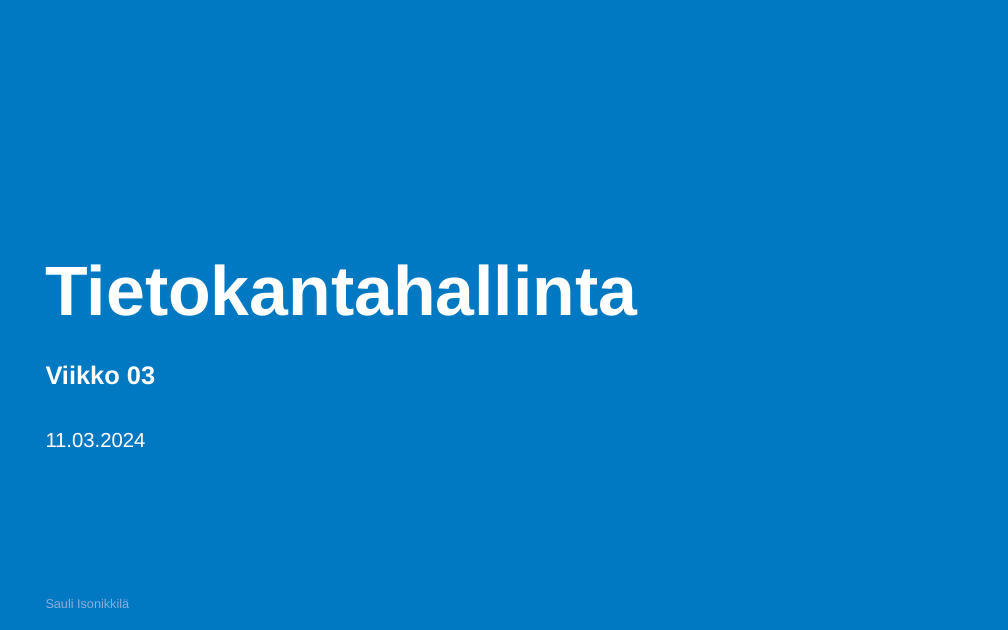
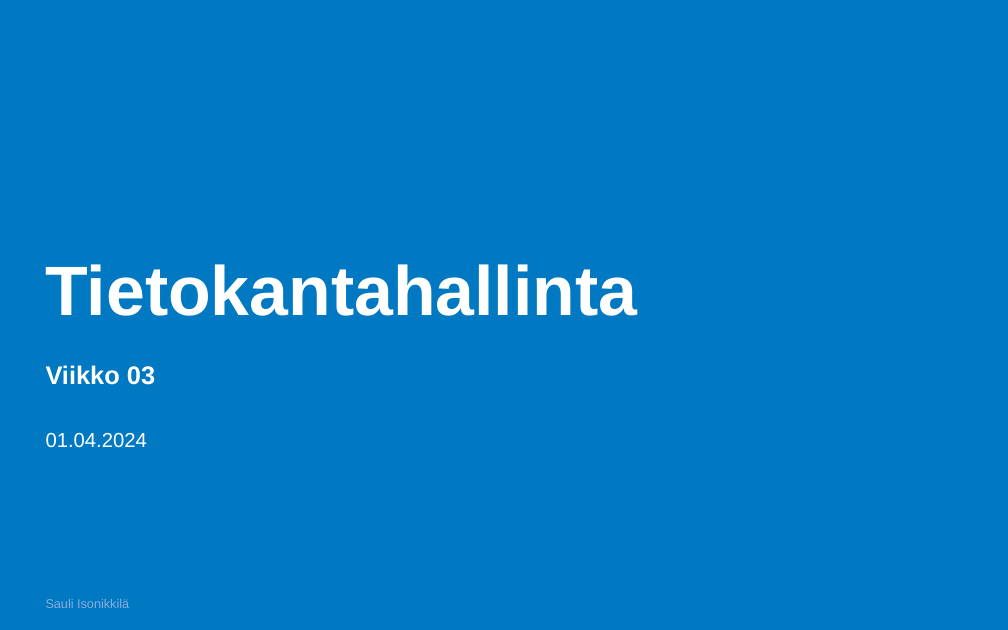
Before and after one commit to Tietokantahallinta/Tietokantahallinta.github.io, a slide deck: slide 1 of luennot/viikko03/Luentokalvot_03.odp. Drawn at 1008x630 pixels with LibreOffice and Linux fonts; fonts in the diff are those of the drawing; background and template pictures are left out. Boxes give left, top, right and bottom in pixels: in the first picture for what was removed or moved away, otherwise in the second. Text is boxed around its words. In the diff, an @@ line names an element or a change of style, - is before the commit and + after.

```diff
--- a/luennot/viikko03/Luentokalvot_03.odp
+++ b/luennot/viikko03/Luentokalvot_03.odp
@@ text at (46,433,147,448): text changed @@
-11.03.2024
+01.04.2024
```
Also in this commit, not shown: 1 other slide changed, 2 other files.
